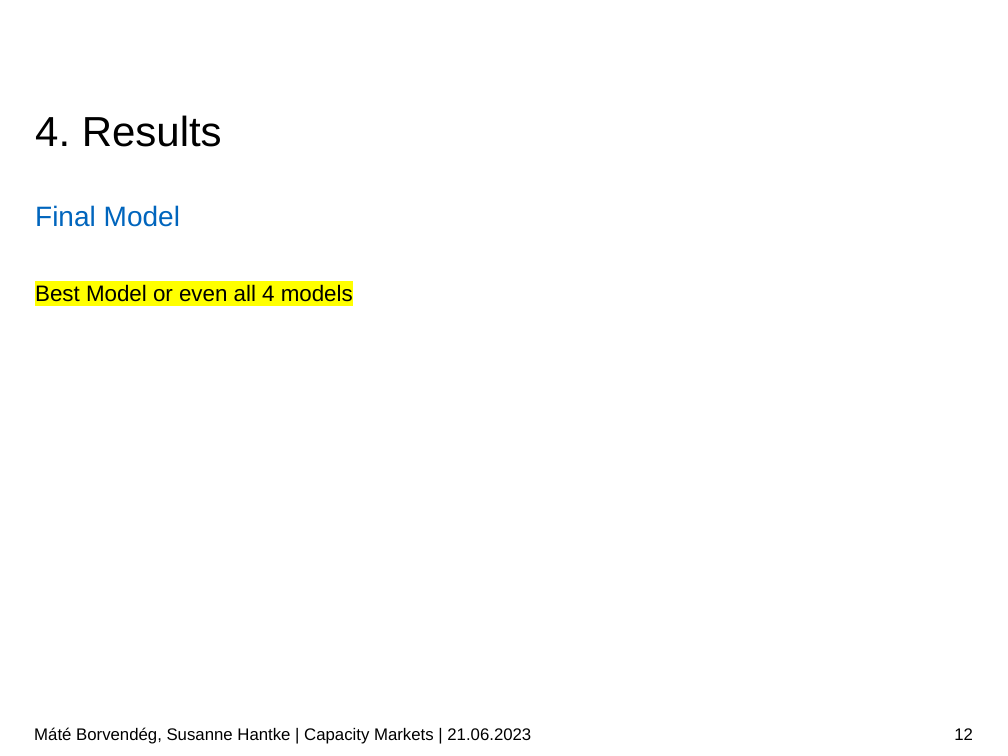
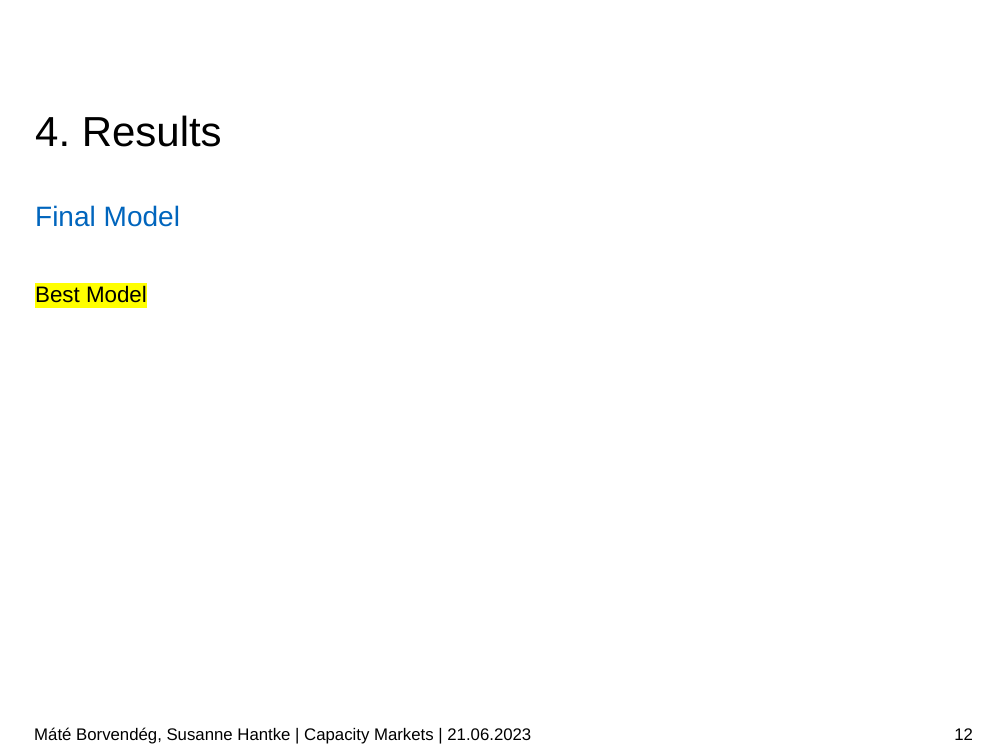
Before and after one commit to borvendegmate/tum_power_system_economics, a slide deck: slide 12 of Final_Presentation_Borvendeg_Hantke.pptx. Drawn at 1008x756 pixels with LibreOffice and Linux fonts; fonts in the diff are those of the drawing; background and template pictures are left out. Boxes give left, top, right and bottom in pixels: in the first picture for what was removed or moved away, otherwise in the second. Text is boxed around its words. In the diff, an @@ line names an element or a change of style, - is before the commit and + after.

```diff
--- a/Final_Presentation_Borvendeg_Hantke.pptx
+++ b/Final_Presentation_Borvendeg_Hantke.pptx
@@ text at (35, 285, 147, 303): text changed @@
-Best Model or even all 4 models
+Best Model
```
Also in this commit, not shown: 3 other slides changed, 1 other file.
